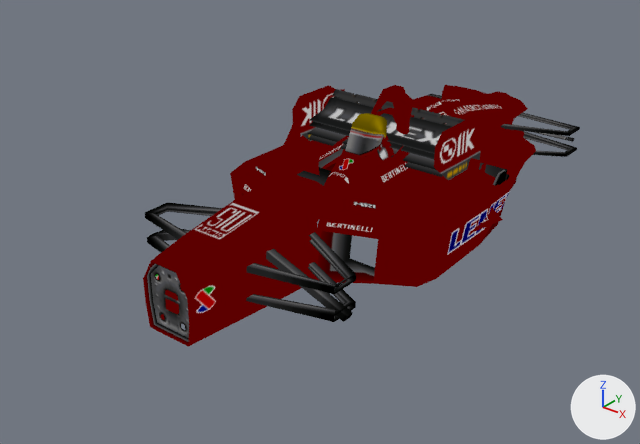
The glTF model site/public/burnout-legends-psp/models/car-HSPC_Car24.glb as it was, and as the next commit left it.
Camera for both pictures: a 50 mm camera at (3.08, -4.41, 2.34) aimed at (-0.17, -0.35, -0.18). Lighting does not change. The marker at lower right points along +X, +Y and +Z. The first picture is the older version. Vertices at exactly the same position are counted once.

In view in the first picture: 'HSPC_Car24'.
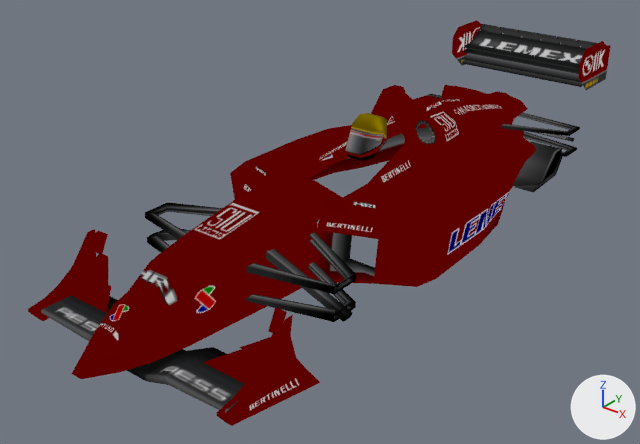
Edits to the scene script, one JSON object a line:
```json
{"block": "me_hspc_car24", "where": "# used by ob_hspc_car24; location = (0.0, 0.0, 0.0)"}
{"op": "remove", "block": "me_hspc_car24", "code": "me_hspc_car24.from_pydata(...)  # 799 vertices, 1101 faces; spans x -0.84..0.84, y -1.83..1.85, z -0.27..0.62"}
{"op": "add", "block": "me_hspc_car24", "code": "me_hspc_car24.from_pydata(...)  # 799 vertices, 1101 faces; spans x -0.84..0.84, y -2.42..2.42, z -0.29..0.62"}
{"block": "me_hspc_car24", "change": "me_hspc_car24 part 1: the loose piece of 24 vertices spanning x 0.51..0.75, y -0.04..0.4, z 0.0..0.18 is moved by (0.0, 0.83, -0.11)"}
{"block": "me_hspc_car24", "change": "me_hspc_car24 part 2: the loose piece of 11 vertices spanning x 0.51..0.75, y 0.13..0.44, z -0.07..0.15 is moved by (0.0, 0.83, -0.11)"}
{"block": "me_hspc_car24", "change": "me_hspc_car24 part 3: the loose piece of 11 vertices spanning x -0.75..-0.51, y 0.11..0.42, z -0.07..0.16 is moved by (0.0, 0.84, -0.12)"}
{"block": "me_hspc_car24", "change": "me_hspc_car24 part 4: the loose piece of 32 vertices spanning x -0.16..0.16, y -0.59..0.0, z -0.04..0.38 is moved by (0.0, -1.83, -0.2)"}
{"block": "me_hspc_car24", "change": "me_hspc_car24 part 5: the loose piece of 28 vertices spanning x 0.62..0.84, y -0.35..0.22, z -0.07..0.31 is moved by (0.0, -1.83, -0.2)"}
{"block": "me_hspc_car24", "change": "me_hspc_car24 part 6: the loose piece of 28 vertices spanning x -0.84..-0.62, y -0.35..0.22, z -0.07..0.31 is moved by (0.0, -1.83, -0.2)"}
{"block": "me_hspc_car24", "change": "me_hspc_car24 part 7: the loose piece of 8 vertices spanning x 0.37..0.71, y -0.11..0.15, z 0.02..0.16 is moved by (0.0, -1.83, -0.2)"}
{"block": "me_hspc_car24", "change": "me_hspc_car24 part 8: the loose piece of 32 vertices spanning x -0.71..0.71, y -0.29..0.05, z -0.09..0.0 is moved by (0.0, -1.83, -0.2)"}
{"block": "me_hspc_car24", "change": "me_hspc_car24 part 9: the loose piece of 8 vertices spanning x -0.71..-0.37, y -0.11..0.15, z 0.02..0.16 is moved by (0.0, -1.83, -0.2)"}
{"block": "me_hspc_car24", "change": "me_hspc_car24 part 10: the loose piece of 16 vertices spanning x 0.53..0.55, y -0.16..0.4, z 0.18..0.53 is moved by (0.0, 2.02, 0.08)"}
{"block": "me_hspc_car24", "change": "me_hspc_car24 part 11: the loose piece of 12 vertices spanning x -0.53..0.53, y -0.02..0.27, z 0.31..0.49 is moved by (0.0, 2.02, 0.08)"}
{"block": "me_hspc_car24", "change": "me_hspc_car24 part 12: the loose piece of 8 vertices spanning x -0.53..0.53, y -0.04..0.29, z 0.22..0.33 is moved by (0.0, 2.02, 0.08)"}
{"block": "me_hspc_car24", "change": "me_hspc_car24 part 13: the loose piece of 16 vertices spanning x -0.55..-0.53, y -0.16..0.4, z 0.18..0.53 is moved by (0.0, 2.02, 0.08)"}
{"block": "me_hspc_car24", "change": "other edits to the shape of me_hspc_car24 do not show in these pictures"}
```

Where the change shows, as pixel boxes [x1, y1, x2, y2] in the pictures (640 x 444 px; the box of a moved part takes in the faces that stretch with it):
```json
{"object": "HSPC_Car24", "change": "reshaped", "before": [143, 85, 580, 347], "after": [28, 20, 611, 426], "on screen": "33% wider, 55% taller"}
{"part": 1, "of": "me_hspc_car24", "change": "moved or reshaped", "before": [479, 163, 507, 186], "after": [513, 142, 562, 186]}
{"part": 2, "of": "me_hspc_car24", "change": "moved or reshaped", "before": [505, 174, 509, 180], "after": [515, 153, 563, 192], "on screen": "mostly hidden before"}
{"part": 3, "of": "me_hspc_car24", "change": "moved or reshaped", "before": [319, 149, 343, 168], "on screen": "not visible afterwards"}
{"part": 4, "of": "me_hspc_car24", "change": "moved or reshaped", "before": [324, 135, 395, 197], "after": [72, 261, 190, 379]}
{"part": 5, "of": "me_hspc_car24", "change": "moved or reshaped", "before": [461, 158, 503, 233], "after": [217, 307, 320, 426]}
{"part": 6, "of": "me_hspc_car24", "change": "moved or reshaped", "before": [281, 125, 301, 148], "after": [28, 229, 108, 321], "on screen": "mostly hidden before"}
{"part": 7, "of": "me_hspc_car24", "change": "moved or reshaped", "before": [462, 181, 470, 188], "after": [203, 337, 271, 384], "on screen": "mostly hidden before"}
{"part": 8, "of": "me_hspc_car24", "change": "moved or reshaped", "before": [297, 167, 331, 186], "after": [41, 295, 244, 413]}
{"part": 9, "of": "me_hspc_car24", "change": "moved or reshaped", "before": [300, 135, 319, 175], "after": [68, 254, 111, 313], "on screen": "mostly hidden before"}
{"part": 10, "of": "me_hspc_car24", "change": "moved or reshaped", "before": [434, 119, 483, 180], "after": [578, 41, 611, 90]}
{"part": 11, "of": "me_hspc_car24", "change": "moved or reshaped", "before": [309, 89, 465, 159], "after": [463, 24, 597, 74]}
{"part": 12, "of": "me_hspc_car24", "change": "moved or reshaped", "before": [307, 127, 443, 177], "after": [461, 53, 583, 87]}
{"part": 13, "of": "me_hspc_car24", "change": "moved or reshaped", "before": [292, 85, 345, 141], "after": [452, 20, 482, 66]}
```
